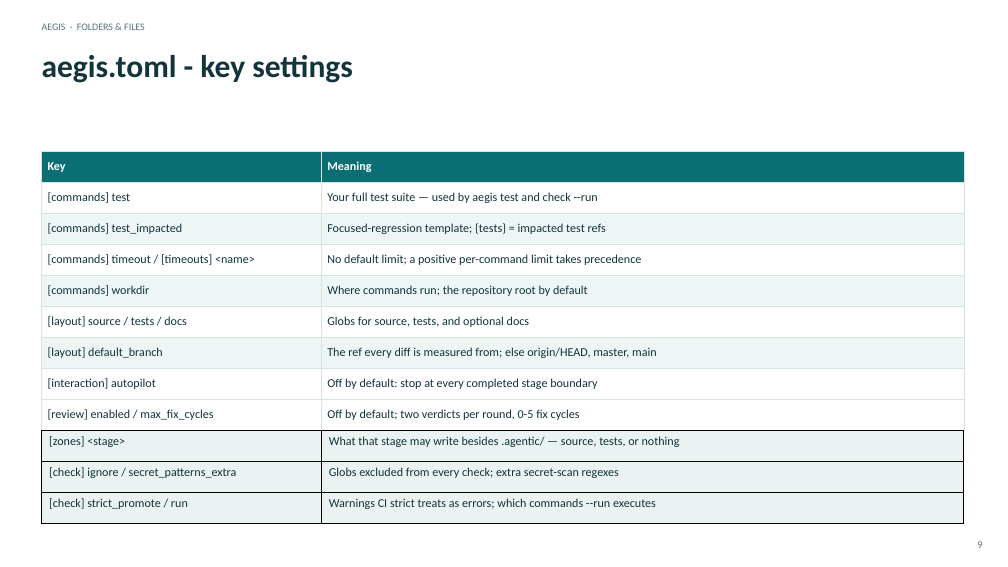
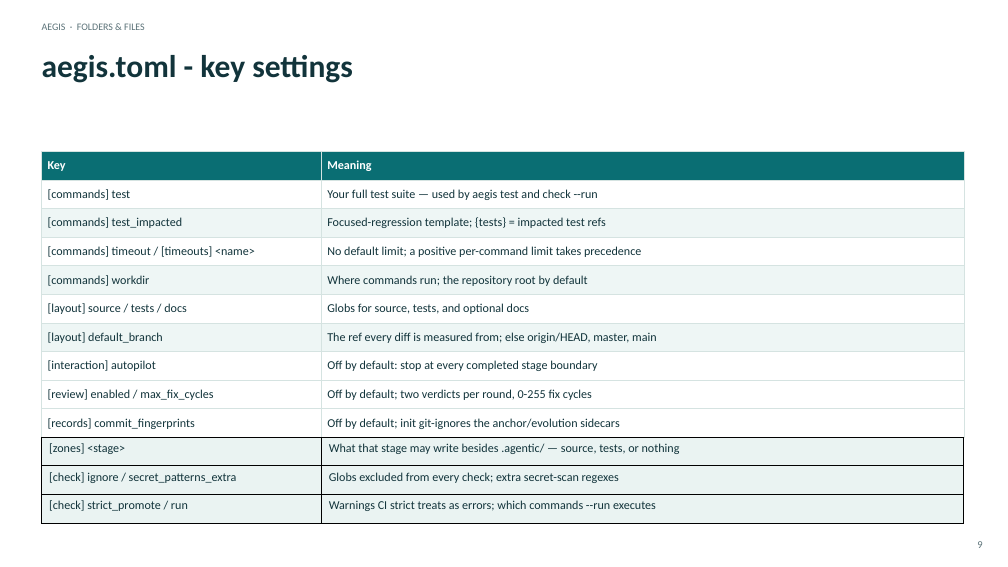
Before and after one commit to DDP-Engineering/Agentic_Engineering_Governance_Integrity_System, a slide deck: slide 9 of 06_SoftwareDocu/02_Folders_and_Files.pptx. Drawn at 1008x567 pixels with LibreOffice and Linux fonts; fonts in the diff are those of the drawing. Boxes give left, top, right and bottom in pixels: in the first picture for what was removed or moved away, otherwise in the second. Text is boxed around its words. In the diff, an @@ line names an element or a change of style, - is before the commit and + after.

```diff
--- a/06_SoftwareDocu/02_Folders_and_Files.pptx
+++ b/06_SoftwareDocu/02_Folders_and_Files.pptx
@@ table at (x1=42, y1=151, x2=964, y2=523) @@
-row 9: [review] enabled / max_fix_cycles | Off by default; two verdicts per round, 0-5 fix cycles
+row 9: [review] enabled / max_fix_cycles | Off by default; two verdicts per round, 0-255 fix cycles
+row 10: [records] commit_fingerprints | Off by default; init git-ignores the anchor/evolution sidecars
```
Also in this commit, not shown: 30 other files.
